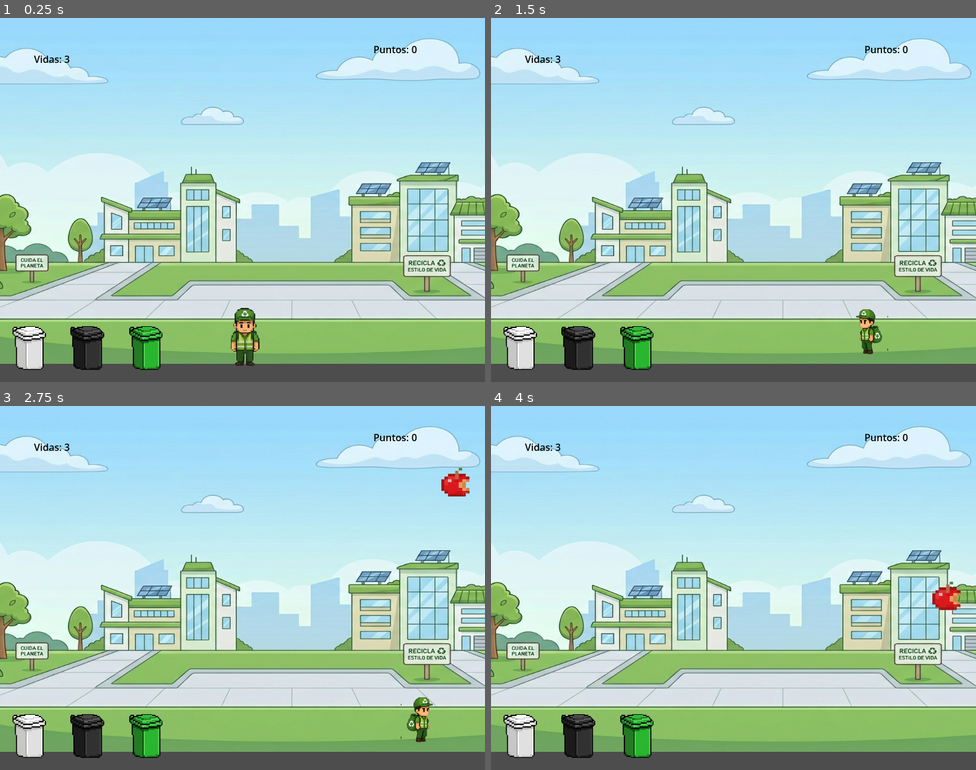
Above: before the commit, frames 1-4 (two rows, left to right).
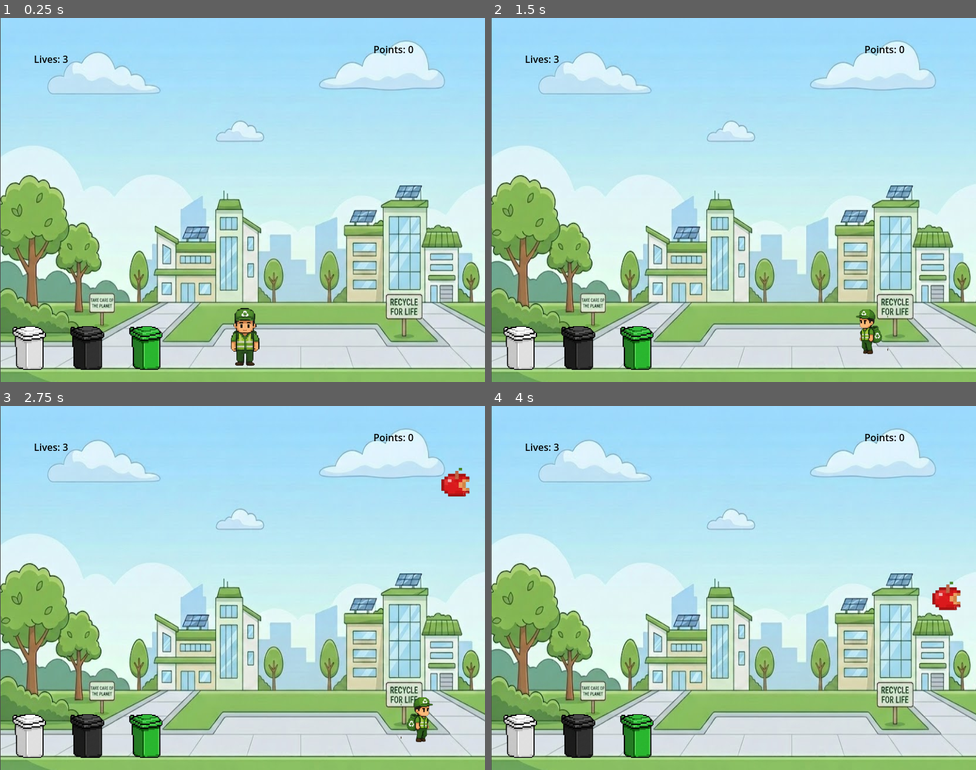
Above: after the commit, the same moments.

Repository: carlosForero1/videoJuego
Game: Godot game, scene res://escenaPrincipales/niveles/escenaNivel.tscn
Two runs of this game, one before a commit and one after it. Both use one fixed random seed, a clock stepped at 60 frames per second and the inputs below. This scene is started directly instead of the project's main scene.
Inputs:
- Up to frame 1 (0.25 s): no input
- Up to frame 2 (1.5 s): tap Enter at 0.5 s; hold D (derecha) 0.53-1.28 s; hold E (recoger) 0.53-1.28 s; hold A (izquierda) from 1.28 s (still down); tap E (recoger) at 1.35 s
- Up to frame 3 (2.75 s): release A (izquierda) at 2.03 s; hold D (derecha) from 2.03 s (still down); hold E (recoger) from 2.03 s (still down)
- Up to frame 4 (4 s): release E (recoger) at 2.78 s; tap E (recoger) at 2.85 s; release D (derecha) at 3.53 s; hold A (izquierda) from 3.53 s (still down); hold E (recoger) from 3.53 s (still down)

The runs differ from the first frame. In frame 1, 50% of the frame differs, in the area x 0-100%, y 0-100%; in frame 2, 50%; in frame 3, 50%; in frame 4, 50%.

Commit message:
:art: Se realiza ajuste para exposicion ingles

Diff:
--- a/escenaPrincipales/gameOver.tscn
+++ b/escenaPrincipales/gameOver.tscn
@@ -1,21 +1,21 @@
 [gd_scene format=3 uid="uid://bcmkl0kfuxe1n"]
 
-[ext_resource type="Texture2D" uid="uid://cjxjp23ldfim3" path="res://imagenes/game over.png" id="1_c0w3h"]
 [ext_resource type="Script" uid="uid://14bq1ke4pnpu" path="res://scripts/game_over.gd" id="1_h8qv5"]
+[ext_resource type="Texture2D" uid="uid://bd6dur78bpb1b" path="res://imagenes/gameOverEnIngles.jpg" id="2_h8qv5"]
 
 [node name="GameOver" type="Node2D" unique_id=440657801]
 script = ExtResource("1_h8qv5")
 
-[node name="GameOver" type="Sprite2D" parent="." unique_id=2071860160]
-position = Vector2(396.49997, 294.25)
-scale = Vector2(0.5683701, 0.5483425)
-texture = ExtResource("1_c0w3h")
-
 [node name="Button" type="Button" parent="." unique_id=1502252401]
 modulate = Color(1, 1, 1, 0)
-offset_left = 272.0
-offset_top = 400.0
-offset_right = 536.0
-offset_bottom = 464.0
+offset_left = 278.0
+offset_top = 419.0
+offset_right = 542.0
+offset_bottom = 483.0
+
+[node name="GameOverEnIngles" type="Sprite2D" parent="." unique_id=1221054693]
+position = Vector2(403, 309.5)
+scale = Vector2(0.8125, 0.79817706)
+texture = ExtResource("2_h8qv5")
 
 [connection signal="pressed" from="Button" to="." method="_on_button_pressed"]
--- a/escenaPrincipales/inicio.tscn
+++ b/escenaPrincipales/inicio.tscn
@@ -1,15 +1,10 @@
 [gd_scene format=3 uid="uid://cirsxyvmvbebc"]
 
 [ext_resource type="Script" uid="uid://b354mfmtr4sx0" path="res://scripts/inicio.gd" id="1_dyjxu"]
-[ext_resource type="Texture2D" uid="uid://c312d1nye4ky2" path="res://imagenes/inicio.png" id="1_jovwk"]
+[ext_resource type="Texture2D" uid="uid://dj8gt1k0evos8" path="res://imagenes/imagenInicioIngles.jpg" id="2_dyjxu"]
 
 [node name="Inicio" type="Node2D" unique_id=1847452804]
 script = ExtResource("1_dyjxu")
-
-[node name="Inicio" type="Sprite2D" parent="." unique_id=935103780]
-position = Vector2(394.00003, 304.5)
-scale = Vector2(0.5607735, 0.57366484)
-texture = ExtResource("1_jovwk")
 
 [node name="botonInicio" type="Button" parent="." unique_id=2054814927]
 modulate = Color(1, 1, 1, 0)
@@ -25,5 +20,10 @@
 offset_right = 520.0
 offset_bottom = 472.0
 
+[node name="ImagenInicioIngles" type="Sprite2D" parent="." unique_id=280956870]
+position = Vector2(396.00003, 305)
+scale = Vector2(0.82812506, 0.79557294)
+texture = ExtResource("2_dyjxu")
+
 [connection signal="pressed" from="botonInicio" to="." method="_on_boton_inicio_pressed"]
 [connection signal="pressed" from="botonTutorial" to="." method="_on_boton_tutorial_pressed"]
--- a/escenaPrincipales/juegoTerminado.tscn
+++ b/escenaPrincipales/juegoTerminado.tscn
@@ -1,15 +1,10 @@
 [gd_scene format=3 uid="uid://citvibshi2x4h"]
 
 [ext_resource type="Script" uid="uid://5ueqpgmfkixb" path="res://scripts/juego_terminado.gd" id="1_dial2"]
-[ext_resource type="Texture2D" uid="uid://cg7ogby7o1rln" path="res://imagenes/pantalla juego completado.png" id="1_mbfk1"]
+[ext_resource type="Texture2D" uid="uid://dxjukirjywf1v" path="res://imagenes/juegoComplretadoEnIngles.jpg" id="2_dial2"]
 
 [node name="JuegoTerminado" type="Node2D" unique_id=1759675116]
 script = ExtResource("1_dial2")
-
-[node name="PantallaJuegoCompletado" type="Sprite2D" parent="." unique_id=2051050073]
-position = Vector2(402.99997, 302.25003)
-scale = Vector2(0.5704419, 0.54834247)
-texture = ExtResource("1_mbfk1")
 
 [node name="Button" type="Button" parent="." unique_id=1602841110]
 modulate = Color(1, 1, 1, 0)
@@ -17,4 +12,9 @@
 offset_right = 832.0
 offset_bottom = 592.0
 
+[node name="JuegoComplretadoEnIngles" type="Sprite2D" parent="." unique_id=1015783215]
+position = Vector2(395.00003, 300)
+scale = Vector2(0.78710943, 0.78125)
+texture = ExtResource("2_dial2")
+
 [connection signal="pressed" from="Button" to="." method="_on_button_pressed"]
--- a/escenaPrincipales/niveles/escenaNivel.tscn
+++ b/escenaPrincipales/niveles/escenaNivel.tscn
@@ -7,9 +7,9 @@
 [ext_resource type="PackedScene" uid="uid://curmbysejvc7n" path="res://escenas/basuras/otros/basureros/basureroVerde.tscn" id="4_ju2q7"]
 [ext_resource type="PackedScene" uid="uid://cikjysnasvvmw" path="res://escenas/basuras/latas/LataRoja.tscn" id="5_g4h52"]
 [ext_resource type="Script" uid="uid://yg830vj62oqo" path="res://scripts/spawner.gd" id="6_ju2q7"]
+[ext_resource type="Texture2D" uid="uid://dpbmwuhdsmup" path="res://imagenes/imagenNivel1.jpg" id="10_2h3lj"]
 [ext_resource type="PackedScene" uid="uid://cng5y1jx28k0u" path="res://escenas/basuras/comidas/manzanas/ManzanaRoja.tscn" id="13_vij12"]
 [ext_resource type="PackedScene" uid="uid://dr10s5gq7eon6" path="res://escenas/basuras/otros/carton/Carton.tscn" id="16_uo7tm"]
-[ext_resource type="Texture2D" uid="uid://d02k28pvdvm10" path="res://imagenes/Gemini_Generated_Image_e31g2ve31g2ve31g.png" id="18_gbfpm"]
 
 [sub_resource type="PhysicsMaterial" id="PhysicsMaterial_3alid"]
 
@@ -79,10 +79,10 @@
 offset_bottom = 79.0
 theme_override_colors/font_color = Color(0, 0, 0, 1)
 
-[node name="GeminiGeneratedImageE31g2Ve31g2Ve31g" type="Sprite2D" parent="." unique_id=517058181]
-z_index = -1
-position = Vector2(480.00003, 280.00003)
-scale = Vector2(0.9176136, 0.7552083)
-texture = ExtResource("18_gbfpm")
+[node name="ImagenNivel1" type="Sprite2D" parent="." unique_id=1384937750]
+z_index = -2
+position = Vector2(495, 325.25)
+scale = Vector2(0.96484375, 1.2119857)
+texture = ExtResource("10_2h3lj")
 
 [connection signal="timeout" from="Timer" to="Spawner" method="_on_timer_timeout"]
--- a/escenaPrincipales/siguienteNivel.tscn
+++ b/escenaPrincipales/siguienteNivel.tscn
@@ -1,21 +1,21 @@
 [gd_scene format=3 uid="uid://ct13kbwkoarjp"]
 
-[ext_resource type="Texture2D" uid="uid://brj8l85uiqjvn" path="res://imagenes/otro nivel.png" id="1_74v3n"]
 [ext_resource type="Script" uid="uid://8u4yba5tbf7q" path="res://scripts/siguiente_nivel.gd" id="1_hplcl"]
+[ext_resource type="Texture2D" uid="uid://imo4hpj04yvm" path="res://imagenes/nivelCompletadoIngles.jpg" id="2_hplcl"]
 
 [node name="SiguienteNivel" type="Node2D" unique_id=1476877893]
 script = ExtResource("1_hplcl")
 
-[node name="OtroNivel" type="Sprite2D" parent="." unique_id=158012182]
-position = Vector2(406, 320.5)
-scale = Vector2(0.5552486, 0.60313076)
-texture = ExtResource("1_74v3n")
-
 [node name="Button" type="Button" parent="." unique_id=1489942346]
 modulate = Color(1, 1, 1, 0)
-offset_left = 240.0
-offset_top = 440.0
-offset_right = 568.0
-offset_bottom = 528.0
+offset_left = 241.0
+offset_top = 422.0
+offset_right = 569.0
+offset_bottom = 510.0
+
+[node name="NivelCompletadoIngles" type="Sprite2D" parent="." unique_id=311437969]
+position = Vector2(403.24997, 308)
+scale = Vector2(0.7846679, 0.8125)
+texture = ExtResource("2_hplcl")
 
 [connection signal="pressed" from="Button" to="." method="_on_button_pressed"]
--- a/escenaPrincipales/tutorial.tscn
+++ b/escenaPrincipales/tutorial.tscn
@@ -1,7 +1,7 @@
 [gd_scene format=3 uid="uid://bxhy1olqcjj6n"]
 
-[ext_resource type="Texture2D" uid="uid://baorjd6ietc40" path="res://imagenes/ChatGPT Image 4 may 2026, 06_43_41 p.m..png" id="1_ljvll"]
 [ext_resource type="Script" uid="uid://bbpmuelrhgdby" path="res://scripts/tutorial.gd" id="1_lmprk"]
+[ext_resource type="Texture2D" uid="uid://cgwbr2v055dtc" path="res://imagenes/imagenTutorialIngles.jpg" id="2_lmprk"]
 
 [node name="Tutorial" type="Node2D" unique_id=1019550559]
 script = ExtResource("1_lmprk")
@@ -10,9 +10,9 @@
 offset_right = 808.0
 offset_bottom = 600.0
 
-[node name="ChatGptImage4May2026,064341P_m_" type="Sprite2D" parent="." unique_id=1128023107]
-position = Vector2(404, 300)
-scale = Vector2(0.5260417, 0.5859375)
-texture = ExtResource("1_ljvll")
+[node name="ImagenTutorialIngles" type="Sprite2D" parent="." unique_id=1047741643]
+position = Vector2(400.25, 304.75)
+scale = Vector2(0.7807617, 0.90689147)
+texture = ExtResource("2_lmprk")
 
 [connection signal="pressed" from="Button" to="." method="_on_button_pressed"]
--- a/scripts/escena_nivel.gd
+++ b/scripts/escena_nivel.gd
@@ -12,7 +12,7 @@
 	puntos += 1
 	actualizar_ui()
 
-	if puntos >= 5:
+	if puntos >= 1:
 		GameManager.nivel += 1
 		print(GameManager.nivel)
 		if GameManager.nivel == 4:
@@ -30,8 +30,8 @@
 
 # ACTUALIZAR TEXTO EN PANTALLA
 func actualizar_ui():
-	$PuntajeLabel.text = "Puntos: " + str(puntos)
-	$VidasLabel.text = "Vidas: " + str(vidas)
+	$PuntajeLabel.text = "Points: " + str(puntos)
+	$VidasLabel.text = "Lives: " + str(vidas)
 
 # GAME OVER
 func game_over():
Binary file added: imagenes/gameOverEnIngles.jpg
Not shown, added: imagenes/gameOverEnIngles.jpg.import
Binary file added: imagenes/imagenInicioIngles.jpg
Not shown, added: imagenes/imagenInicioIngles.jpg.import
Binary file added: imagenes/imagenNivel1.jpg
Not shown, added: imagenes/imagenNivel1.jpg.import
Binary file added: imagenes/imagenTutorialIngles.jpg
Not shown, added: imagenes/imagenTutorialIngles.jpg.import
Binary file added: imagenes/juegoComplretadoEnIngles.jpg
Not shown, added: imagenes/juegoComplretadoEnIngles.jpg.import
Binary file added: imagenes/nivelCompletadoIngles.jpg
Not shown, added: imagenes/nivelCompletadoIngles.jpg.import
